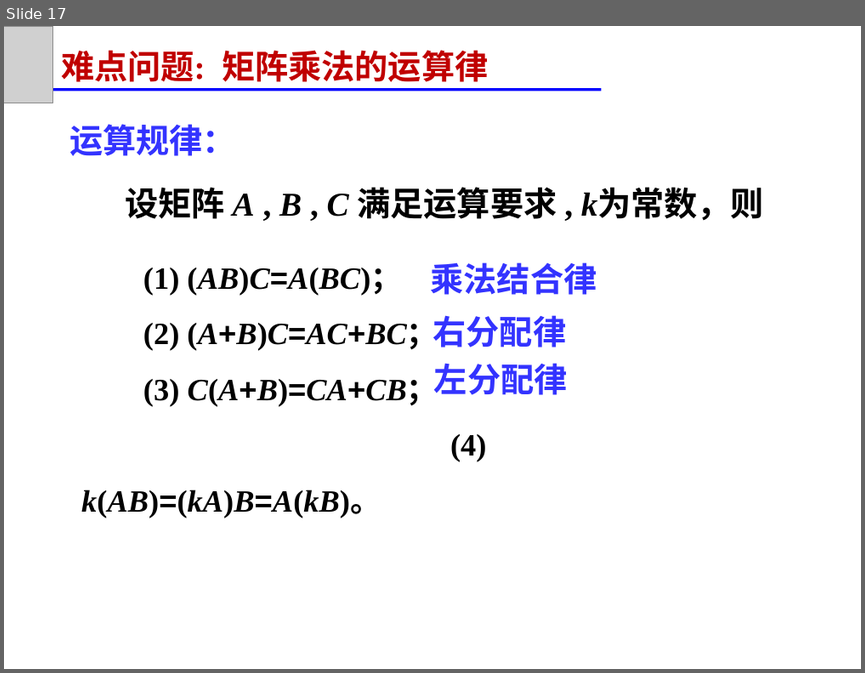
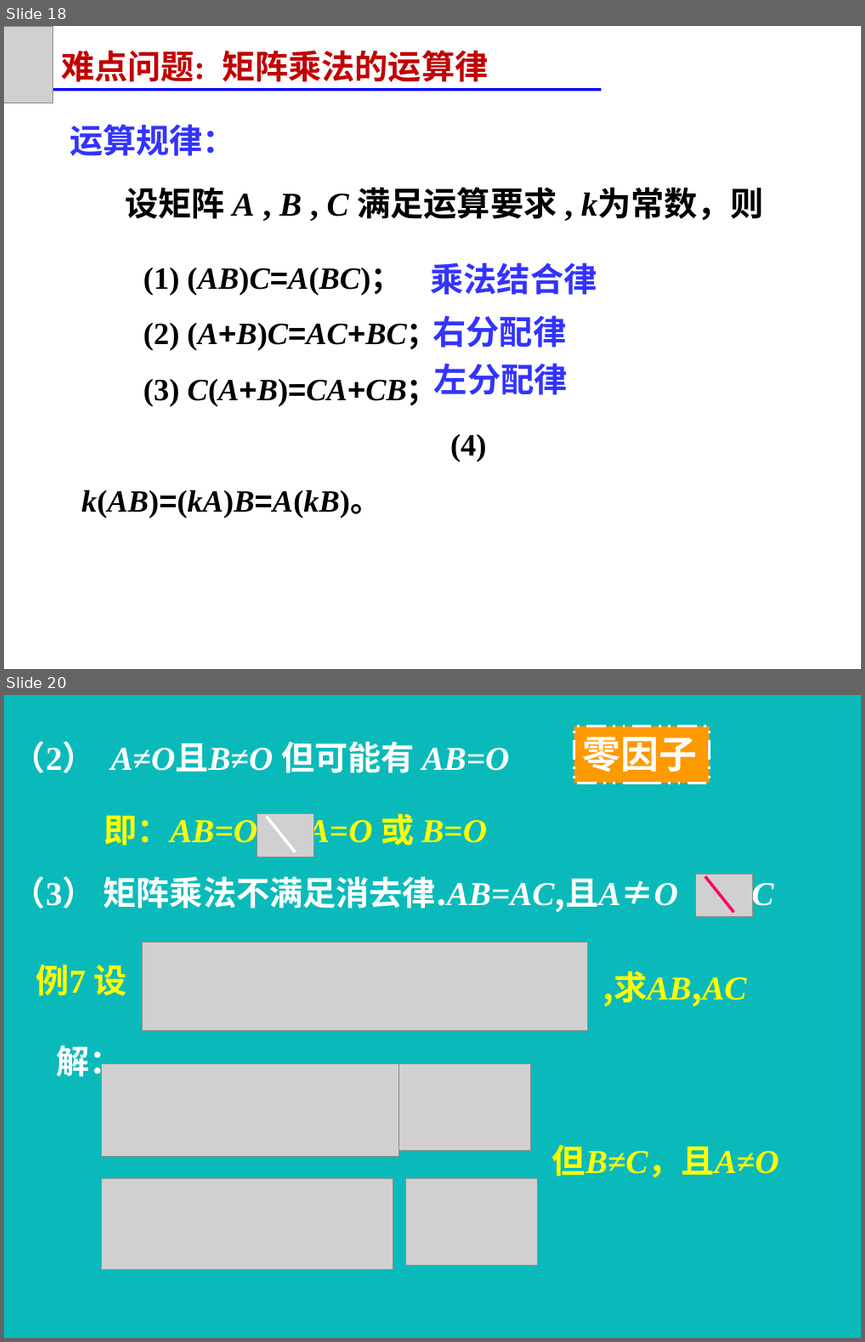
Before and after one commit to zeemeil/zeemeil.github.io, a slide deck: files/2025_2_LM/1024_0202.pptx. Shown one above the other, each under a label of ours: slide 17 before the commit, slides 18 and 20 after it; the slides between them are not shown. The pictures are 865x673 and 865x1342 pixels, drawn with LibreOffice and Linux fonts; fonts in the diff are those of the drawing; grey boxes stand for pictures. Boxes give left, top, right and bottom in pixels: in the first picture for what was removed or moved away, otherwise in the second. Text is boxed around its words. In the diff, an @@ line names an element or a change of style, - is before the commit and + after.

```diff
--- a/files/2025_2_LM/1024_0202.pptx
+++ b/files/2025_2_LM/1024_0202.pptx
@@ slide 20 added at (x1=4, y1=695, x2=861, y2=1338), background #0ABABA @@
@@ text added at (x1=12, y1=741, x2=510, y2=773), 28 pt, text #FFFFFF, bold @@
+（2） A≠O且B≠O 但可能有 AB=O
@@ rectangle added at (x1=574, y1=726, x2=710, y2=783), fill #FF9900, outline #FFFFFF 2 pt dashed, 32 pt, text #FFFFFF, bold @@
+零因子
@@ text added at (x1=103, y1=813, x2=487, y2=851), 28 pt, text #FFFF00, bold, italic @@
+即：AB=O A=O 或 B=O
@@ picture added at (x1=256, y1=814, x2=314, y2=857) @@
@@ line added from (266, 817) to (296, 852), #FFFFFF 2.5 pt @@
@@ text added at (x1=12, y1=876, x2=773, y2=913), 28 pt, text #FFFFFF, bold @@
+（3） 矩阵乘法不满足消去律.AB=AC,且A≠O B=C
@@ picture added at (x1=695, y1=874, x2=753, y2=917) @@
@@ line added from (705, 877) to (734, 912), #FF0066 2.5 pt @@
@@ picture added at (x1=142, y1=941, x2=587, y2=1030) @@
@@ text added at (x1=36, y1=964, x2=126, y2=996), 28 pt, text #FFFF00, bold @@
+例7 设
@@ text added at (x1=602, y1=970, x2=746, y2=1007), 28 pt, text #FFFF00, bold, italic @@
+,求AB,AC
@@ text added at (x1=57, y1=1045, x2=123, y2=1083), 28 pt, text #FFFFFF, bold @@
+解：
@@ picture added at (x1=102, y1=1063, x2=399, y2=1156) @@
@@ picture added at (x1=399, y1=1063, x2=531, y2=1151) @@
@@ text added at (x1=552, y1=1145, x2=779, y2=1177), 28 pt, text #FFFF00, bold @@
+但B≠C，且A≠O
@@ picture added at (x1=102, y1=1179, x2=393, y2=1269) @@
@@ picture added at (x1=406, y1=1179, x2=538, y2=1265) @@
@@ what was slide 17 is now slide 18 @@
```
Also in this commit, not shown: 10 other slides added, 21 other files.
